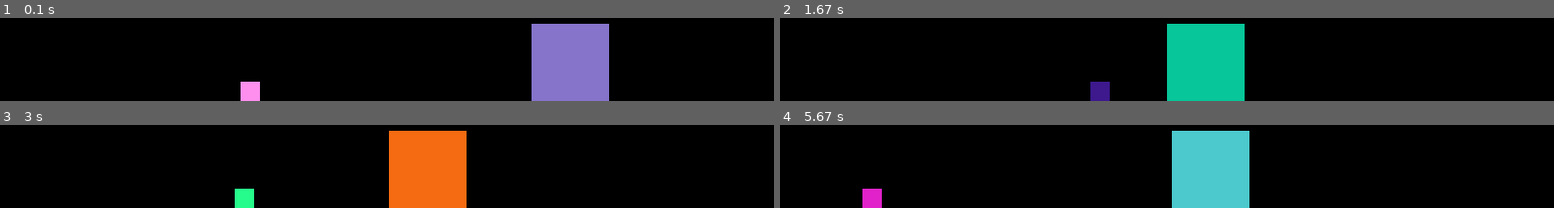
Above: before the commit, frames 1-4 (two rows, left to right).
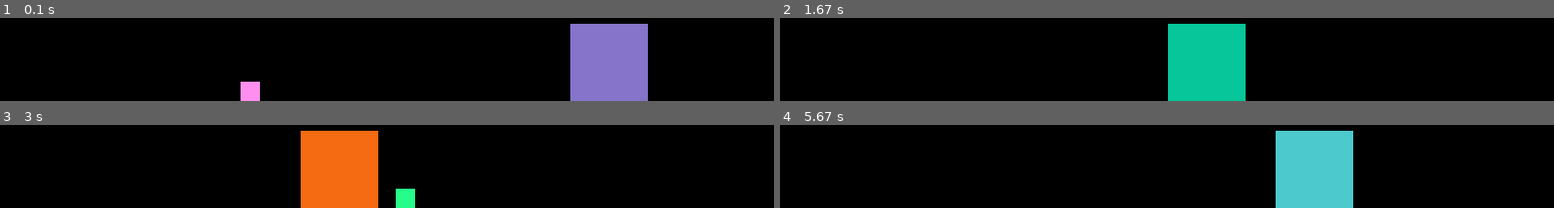
Above: after the commit, the same moments.

Repository: Cryingabriel/python-code
Game: pygame game, started from 1-17-24 3b1b.py
Two runs of this game, one before a commit and one after it. Both use one fixed random seed, a clock stepped at 60 frames per second and the inputs below.
Inputs:
- Up to frame 1 (0.1 s): no input
- Up to frame 2 (1.67 s): no input
- Up to frame 3 (3 s): no input
- Up to frame 4 (5.67 s): no input

The runs differ from the first frame. In frame 1, 9.3% of the frame differs, in the area x 68-84%, y 6-100%; in frame 2, 0.8%; in frame 3, 19%, in the area x 30-61%, y 6-100%; in frame 4, 19%.

Commit message:
Update 1-17-24 3b1b.py

Diff:
--- a/1-17-24 3b1b.py
+++ b/1-17-24 3b1b.py
@@ -43,7 +43,7 @@
             self.xv *= -1
             self.c +=1
             self.v2 = (self.mass - b2m)/ (self.mass + b2m)
-            self.xv = self.v2
+            self.xv += self.v2
         print("box 1 c at", self.c)
 
 
@@ -51,7 +51,7 @@
 class Box2():
     def __init__(self, xpos, ypos, mass):
         self.pos = Vector2(xpos, ypos)
-        self.xv = -10
+        self.xv = -2
         self.yv = 0
         self.num = random.randint(0,2)
         self.gavity = False
@@ -79,10 +79,12 @@
 
     def collision(self,b1x, b1m):
         if self.pos.x <= b1x and self.pos.x >= b1x:
-            self.xv *= -1
             self.c +=1
             self.v2 = (b1m*2)/ (b1m + self.mass)
-            self.xv = self.v2
+        if self.c == 100:
+            self.xv *= -1
+            self.c = 0
+        self.xv += self.v2
         print("box 2 c at", self.c)
 
         #if self.pos.x >=
